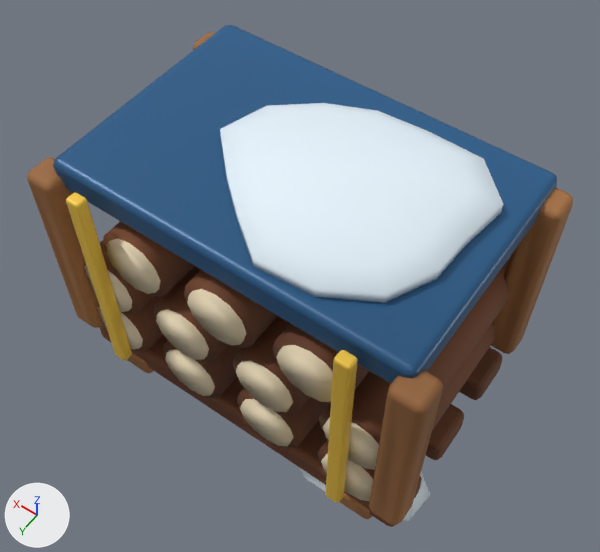
The glTF model HavenlineGodot/assets/stations_v2/wood_stack.glb: old version first, new version second.
One viewpoint serves both versions: a camera (50 mm lens) standing at (-1.05, 1.454, 2.853) and looking at (-0.014, 0.003, 0.572). Arrows for +X, +Y and +Z are at lower left; the lights stay in place. The older version comes first. Vertices at exactly the same position are counted once.

Script lines for the objects in view, before the commit:
```python
me_wood_stack = bpy.data.meshes.new('wood_stack')
me_wood_stack.from_pydata(...)  # 2461 vertices, 4567 faces; spans x -0.724..0.722, y -0.48..0.477, z -0.01..1.17
# faces by material slot: [447, 1324, 1416, 1056, 108, 216]
me_wood_stack.materials.append(mat_hl_snow)
me_wood_stack.materials.append(mat_hl_wood)
me_wood_stack.materials.append(mat_hl_wood_light)
me_wood_stack.materials.append(mat_hl_cream)
me_wood_stack.materials.append(mat_hl_blue)
me_wood_stack.materials.append(mat_hl_yellow)
ob_wood_stack = bpy.data.objects.new('wood_stack', me_wood_stack)
ob_wood_stack.location = (0.0, 0.0, 0.0)
```
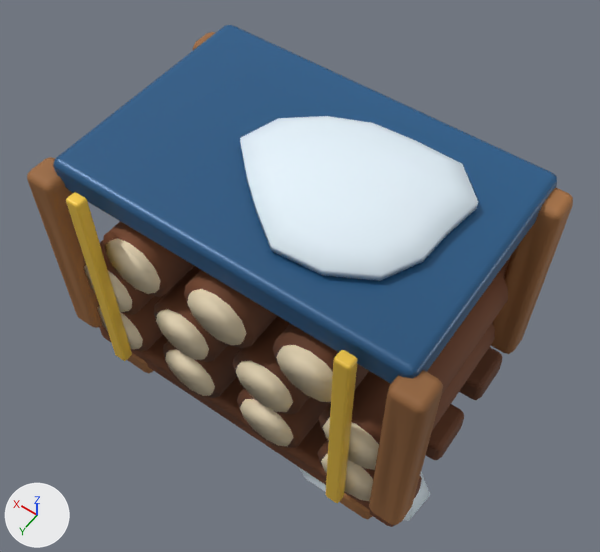
What changed in the scene script:
```text
Change me_wood_stack:
    where me_wood_stack.from_pydata(...)  # 2461 vertices, 4567 faces; spans x -0.724..0.722, y -0.48..0.477, z -0.01..1.17
    used by ob_wood_stack; location = (0.0, 0.0, 0.0)
    me_wood_stack part 1: 85 of 2461 vertices moved; they spanned x -0.573..0.28, y -0.357..0.36, z 0.98..1.166 and now span x -0.51..0.206, y -0.298..0.294, z 1.043..1.166; mean shift (0.0, 0.0, 0.019); largest move (0.28, 0.017, 1.063) -> (0.206, 0.011, 1.076)
```

Boxes (x1, y1, x2, y2) around the edits, measured in the pictures (600 x 552 px; the box of a moved part takes in the faces that stretch with it):
part 1 of me_wood_stack, moved or reshaped: before (220, 103, 503, 303); after (240, 116, 478, 281)
